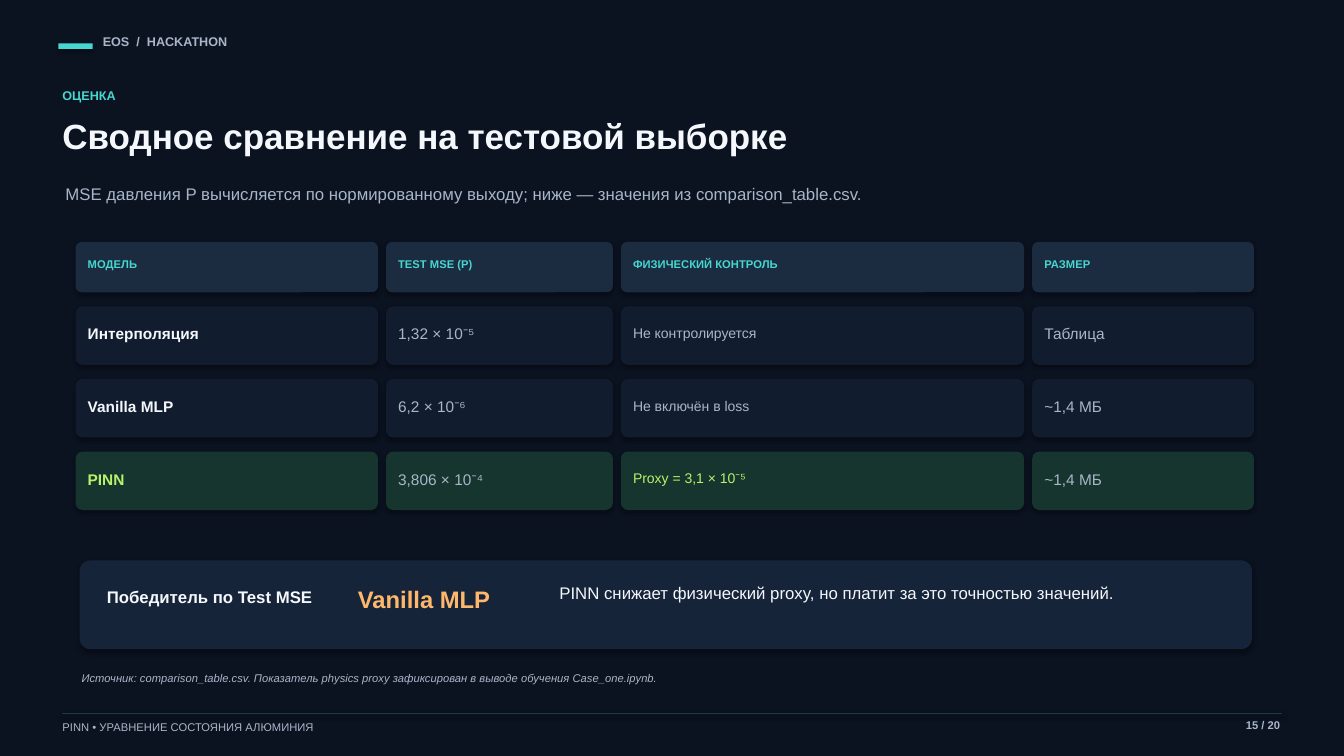
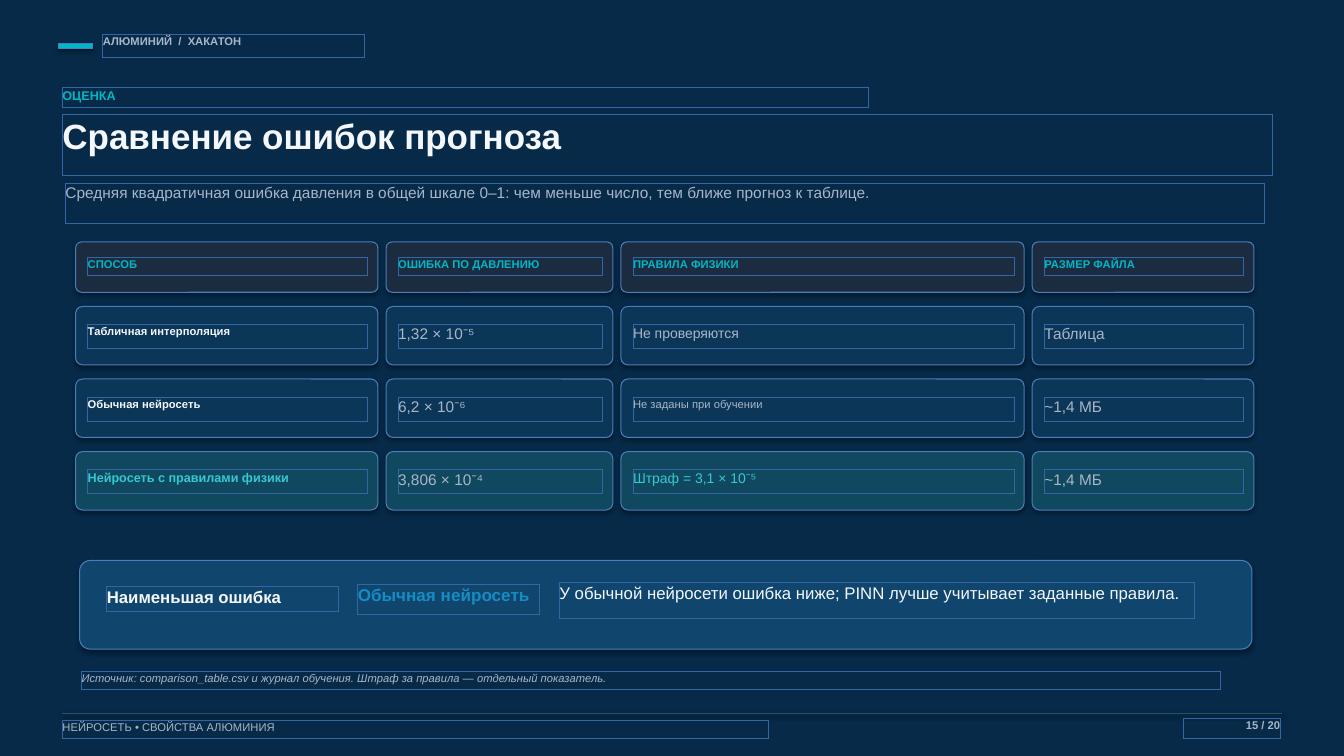
Before and after one commit to AtesiT/testPresentation, a slide deck: slide 15 of Презентация_хакатон_EOS_алюминия.pptx. Drawn at 1344x756 pixels with LibreOffice and Linux fonts; fonts in the diff are those of the drawing. Boxes give left, top, right and bottom in pixels: in the first picture for what was removed or moved away, otherwise in the second. Text is boxed around its words. In the diff, an @@ line names an element or a change of style, - is before the commit and + after.

```diff
--- a/Презентация_хакатон_EOS_алюминия.pptx
+++ b/Презентация_хакатон_EOS_алюминия.pptx
@@ background #0B1220 to #062A48 @@
@@ rectangle at (58, 43, 93, 49): fill #46D7D0 to #00B7C7 @@
@@ text at (103, 36, 241, 45): text changed; size 9 to 8 pt @@
-EOS / HACKATHON
+АЛЮМИНИЙ / ХАКАТОН
@@ text "ОЦЕНКА" at (62, 90, 115, 103): text colour #46D7D0 to #00B7C7 @@
@@ text at (62, 121, 561, 156): text changed @@
-Сводное сравнение на тестовой выборке
+Сравнение ошибок прогноза
@@ text at (65, 186, 870, 202): text changed; size 12 to 11 pt @@
-MSE давления P вычисляется по нормированному выходу; ниже — значения из comparison_table.csv.
+Средняя квадратичная ошибка давления в общей шкале 0–1: чем меньше число, тем ближе прогноз к таблице.
@@ text at (88, 260, 138, 268): text changed; text colour #46D7D0 to #00B7C7 @@
-МОДЕЛЬ
+СПОСОБ
@@ text at (398, 259, 539, 270): text changed; text colour #46D7D0 to #00B7C7 @@
-TEST MSE (P)
+ОШИБКА ПО ДАВЛЕНИЮ
@@ text at (633, 259, 739, 270): text changed; text colour #46D7D0 to #00B7C7 @@
-ФИЗИЧЕСКИЙ КОНТРОЛЬ
+ПРАВИЛА ФИЗИКИ
@@ text at (1044, 259, 1134, 270): text changed; text colour #46D7D0 to #00B7C7 @@
-РАЗМЕР
+РАЗМЕР ФАЙЛА
@@ text at (88, 327, 230, 338): text changed; size 11 to 8 pt @@
-Интерполяция
+Табличная интерполяция
@@ text at (633, 327, 739, 342): text changed @@
-Не контролируется
+Не проверяются
@@ fill #111D2E to #0B3658 in 8 elements at (76, 307, 378, 365), (386, 307, 613, 365), (621, 307, 1024, 365), (1032, 307, 1254, 365), (76, 379, 378, 438), (386, 379, 613, 438), (621, 379, 1024, 438), (1032, 379, 1254, 438) @@
@@ text at (88, 399, 200, 410): text changed; size 11 to 8 pt @@
-Vanilla MLP
+Обычная нейросеть
@@ text at (633, 399, 763, 410): text changed; size 10 to 8 pt @@
-Не включён в loss
+Не заданы при обучении
@@ text at (88, 472, 289, 485): text changed; size 11 to 9 pt; text colour #B6F36B to #35C7D2 @@
-PINN
+Нейросеть с правилами физики
@@ text at (633, 472, 757, 487): text changed; text colour #B6F36B to #35C7D2 @@
-Proxy = 3,1 × 10⁻⁵
+Штраф = 3,1 × 10⁻⁵
@@ fill #17352F to #10495F in 4 elements at (76, 452, 378, 510), (386, 452, 613, 510), (621, 452, 1024, 510), (1032, 452, 1254, 510) @@
@@ rounded rectangle at (80, 561, 1252, 649): fill #16243A to #10466D @@
@@ text at (107, 590, 281, 603): text changed @@
-Победитель по Test MSE
+Наименьшая ошибка
@@ text at (358, 588, 530, 605): text changed; size 17 to 12.2 pt; text colour #FFB86B to #168CC4 @@
-Vanilla MLP
+Обычная нейросеть
@@ text at (559, 585, 1180, 603): text changed @@
-PINN снижает физический proxy, но платит за это точностью значений.
+У обычной нейросети ошибка ниже; PINN лучше учитывает заданные правила.
@@ text at (82, 674, 607, 684): text changed @@
-Источник: comparison_table.csv. Показатель physics proxy зафиксирован в выводе обучения Case_one.ipynb.
+Источник: comparison_table.csv и журнал обучения. Штраф за правила — отдельный показатель.
@@ line (63, 714) - (1282, 714): stroke #25354B 0.8 pt to #28516D 0.8 pt @@
@@ text at (62, 723, 275, 734): text changed @@
-PINN • УРАВНЕНИЕ СОСТОЯНИЯ АЛЮМИНИЯ
+НЕЙРОСЕТЬ • СВОЙСТВА АЛЮМИНИЯ
```
Also in this commit, not shown: 19 other slides changed.
